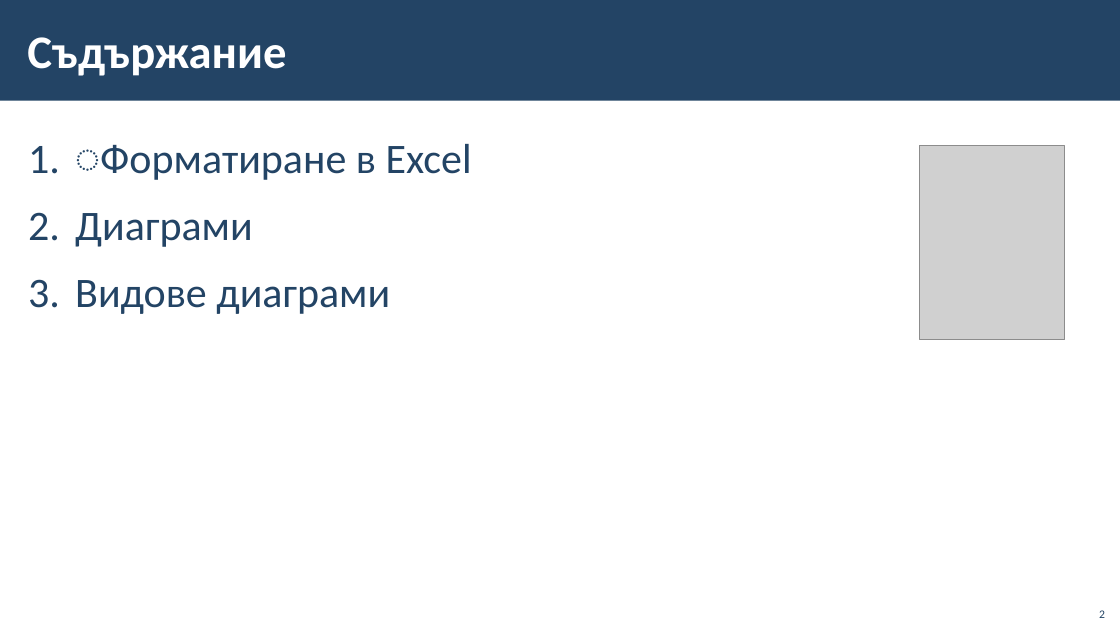
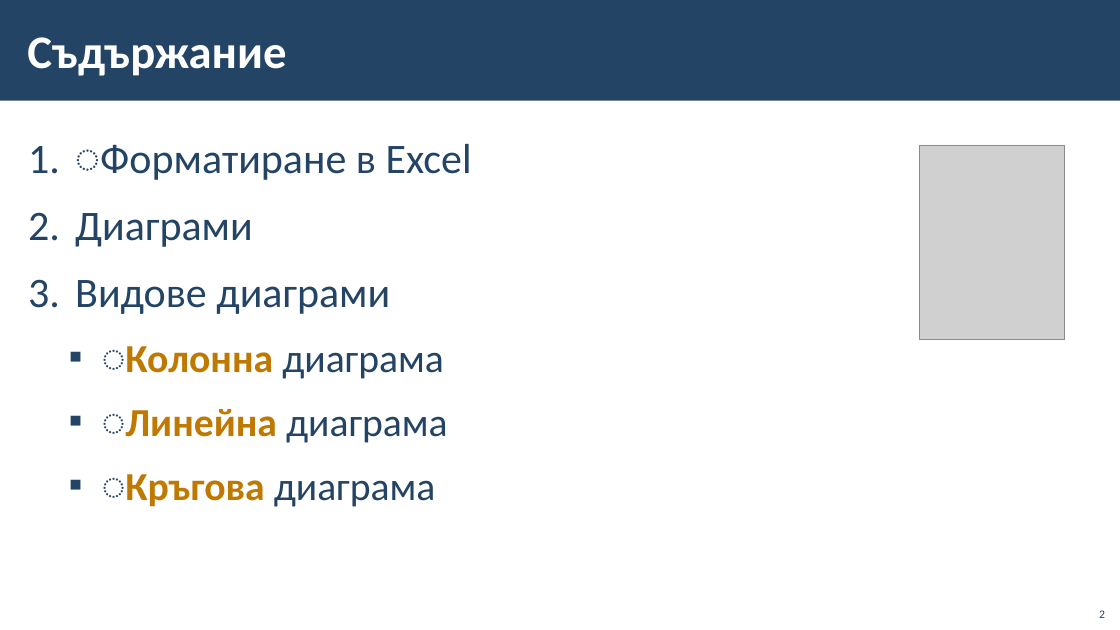
Before and after one commit to BG-IT-Edu/School-Programming, a slide deck: slide 2 of Courses/Computer-Modeling-and-IT/Computer-Modeling-and-IT-5-Class/29-Charts-and-Layout-of-Cells-and-Data/29-Charts-and-Layout-of-Cells-and-Data.pptx. Drawn at 1120x630 pixels with LibreOffice and Linux fonts; fonts in the diff are those of the drawing; grey boxes stand for pictures; background and template pictures are left out. Boxes give left, top, right and bottom in pixels: in the first picture for what was removed or moved away, otherwise in the second. Text is boxed around its words. In the diff, an @@ line names an element or a change of style, - is before the commit and + after.

```diff
--- a/Courses/Computer-Modeling-and-IT/Computer-Modeling-and-IT-5-Class/29-Charts-and-Layout-of-Cells-and-Data/29-Charts-and-Layout-of-Cells-and-Data.pptx
+++ b/Courses/Computer-Modeling-and-IT/Computer-Modeling-and-IT-5-Class/29-Charts-and-Layout-of-Cells-and-Data/29-Charts-and-Layout-of-Cells-and-Data.pptx
@@ text at [125,346,448,507]: paragraphs added @@
+  ▪ ͏Колонна диаграма
+  ▪ ͏Линейна диаграма
+  ▪ ͏Кръгова диаграма
```
Also in this commit, not shown: 14 other slides changed.
